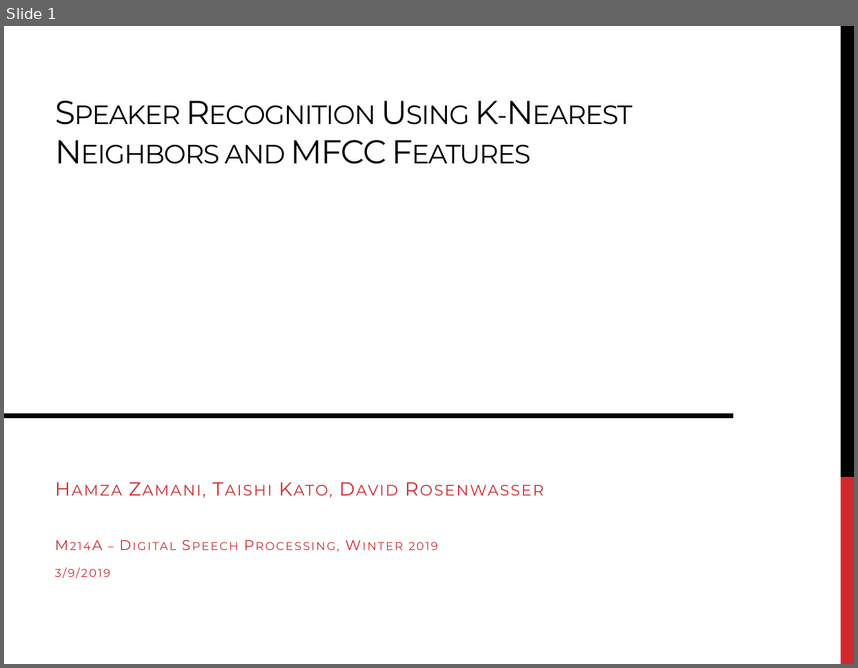
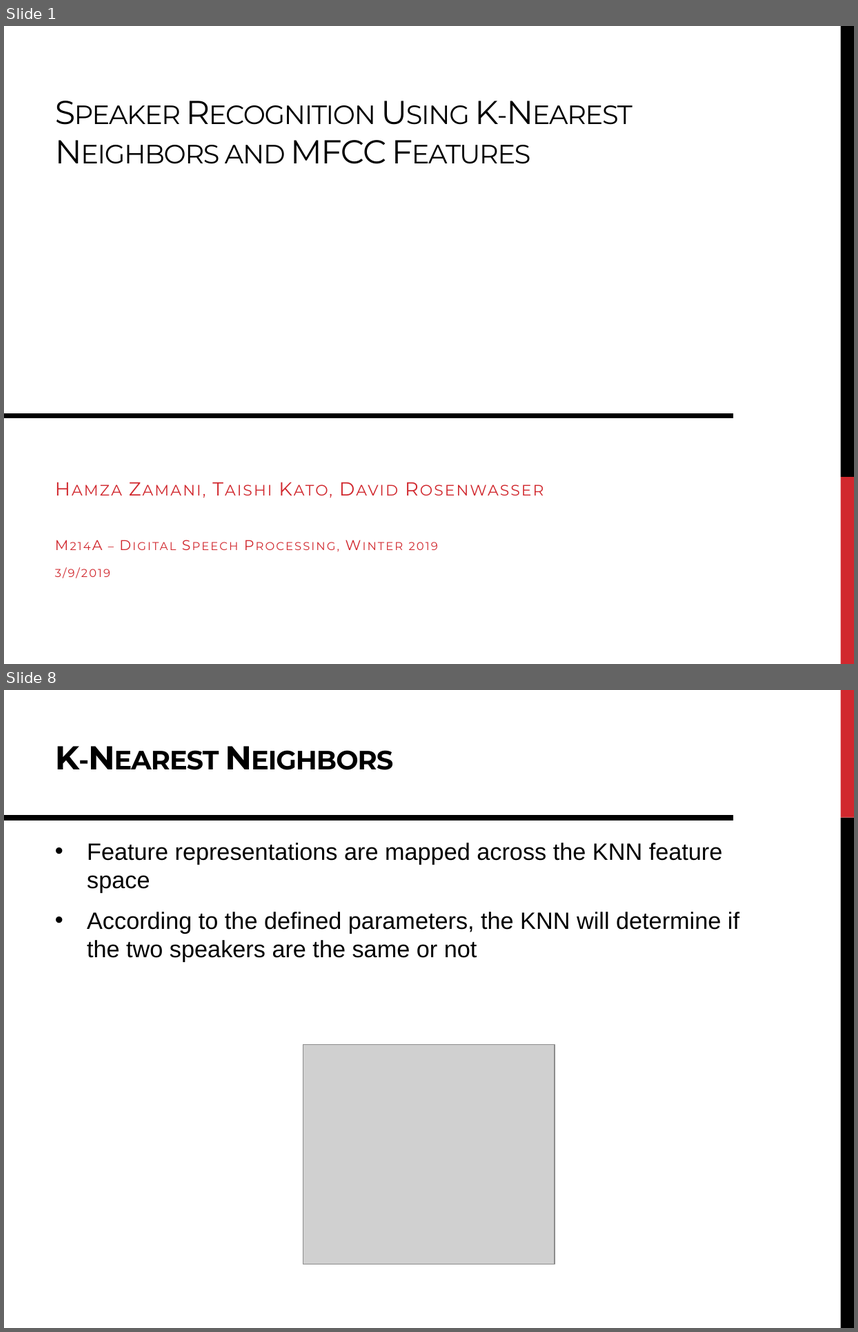
Before and after one commit to DavidRosenwasser/EE_M214A, a slide deck: Report/M214A Project Presentation.pptx. Shown one above the other, each under a label of ours: slide 1 before the commit, slides 1 and 8 after it; the slides between them are not shown. The pictures are 858x668 and 858x1332 pixels, drawn with LibreOffice and Linux fonts; fonts in the diff are those of the drawing; grey boxes stand for pictures. Boxes give left, top, right and bottom in pixels: in the first picture for what was removed or moved away, otherwise in the second. Text is boxed around its words. In the diff, an @@ line names an element or a change of style, - is before the commit and + after.

```diff
--- a/Report/M214A Project Presentation.pptx
+++ b/Report/M214A Project Presentation.pptx
@@ slide 8 added at <box>4,690,854,1328</box>, background #FFFFFF @@
@@ rectangle added at <box>840,690,854,818</box>, fill #D1282E @@
@@ title added at <box>55,746,79,769</box>, 28 pt, text #000000, bold, small capitals @@
+K-Nearest Neighbors
@@ line added from (4, 818) to (733, 818), #000000 4.5 pt @@
@@ rectangle added at <box>840,818,854,1328</box>, fill #000000 @@
@@ text added at <box>87,842,740,961</box>, 20 pt, text #000000 @@
+• Feature representations are mapped across the KNN feature space
+• According to the defined parameters, the KNN will determine if the two speakers are the same or not
@@ picture added at <box>303,1045,555,1264</box> @@
```
Also in this commit, not shown: 8 other slides added, 1 slide removed.
